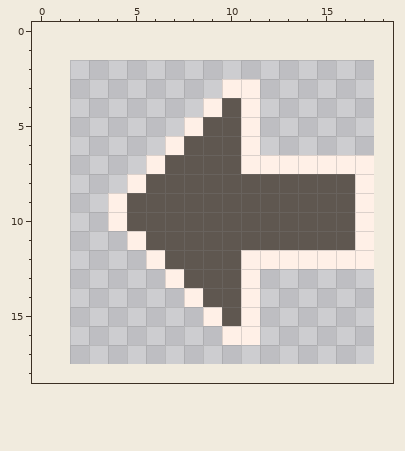
Pixel-art sprite -- jamAssets/cursors/left.png. The picture above was drawn from the file before the commit.
The file is 32x32 pixels, drawn in blocks of 2x2; one block is one cell here. The old version is drawn lined up with the new one, on the new canvas.
The same view after the edit:
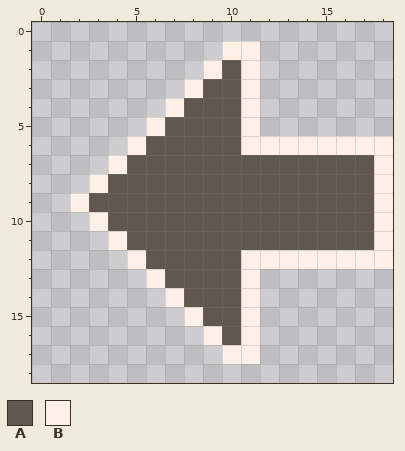
Palette (. is transparent): A #5f5750  B #fff0e7
Edits made:
canvas 16x16 -> 19x19, the old top-left corner now at 2,2
Changed rows in their new state; - is an unchanged pixel.
first column x 2:
 1 --------BB-------
 2 -------BAB-------
 3 ------BAA--------
 4 -----BAA---------
 5 ----BAA----------
 6 ---BAA----BBBBBBB
 7 --BAA----AAAAAAAB
 8 -BAA-----------AB
 9 BAA------------AB
10 -BA------------AB
11 --BA-----------AB
12 ---BA-----------B
13 ----BA-----------
14 -----BA----------
15 ------BA---------
16 -------BA--------
17 --------BB-------
Where, in picture pixels (left, top, right, bottom), the same in both pictures:
changed: (70, 41, 393, 364)
